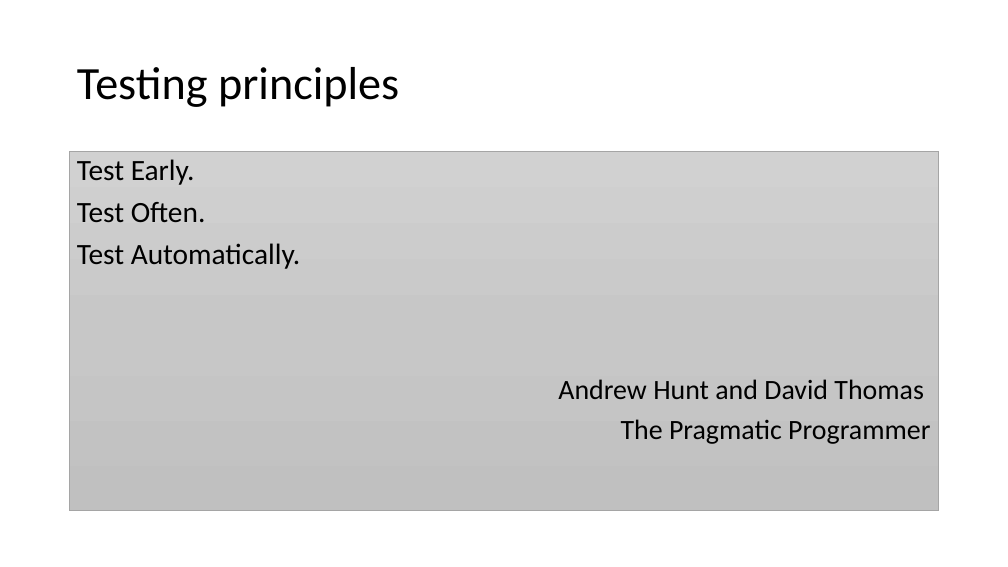
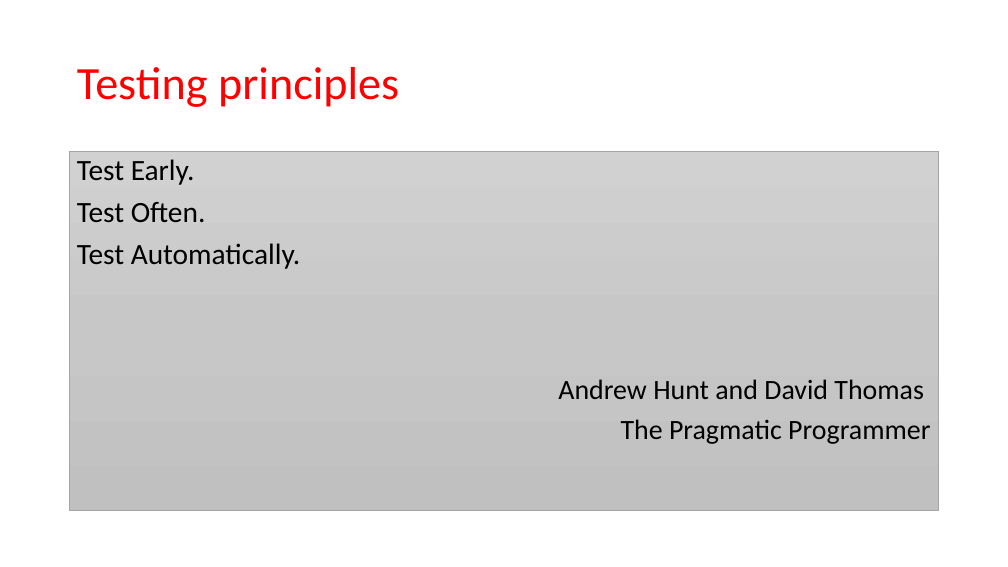
Before and after one commit to SunilPrasad/GithubRepo, a slide deck: slide 6 of TDDExamples/Persentation/TDD.pptx. Drawn at 1008x567 pixels with LibreOffice and Linux fonts; fonts in the diff are those of the drawing. Boxes give left, top, right and bottom in pixels: in the first picture for what was removed or moved away, otherwise in the second. Text is boxed around its words. In the diff, an @@ line names an element or a change of style, - is before the commit and + after.

```diff
--- a/TDDExamples/Persentation/TDD.pptx
+++ b/TDDExamples/Persentation/TDD.pptx
@@ title "Testing principles" at <box>77,67,399,107</box>: text colour #000000 to #FF0000 @@
```
Also in this commit, not shown: 5 other slides changed, 3 slides added, 1 other file.
